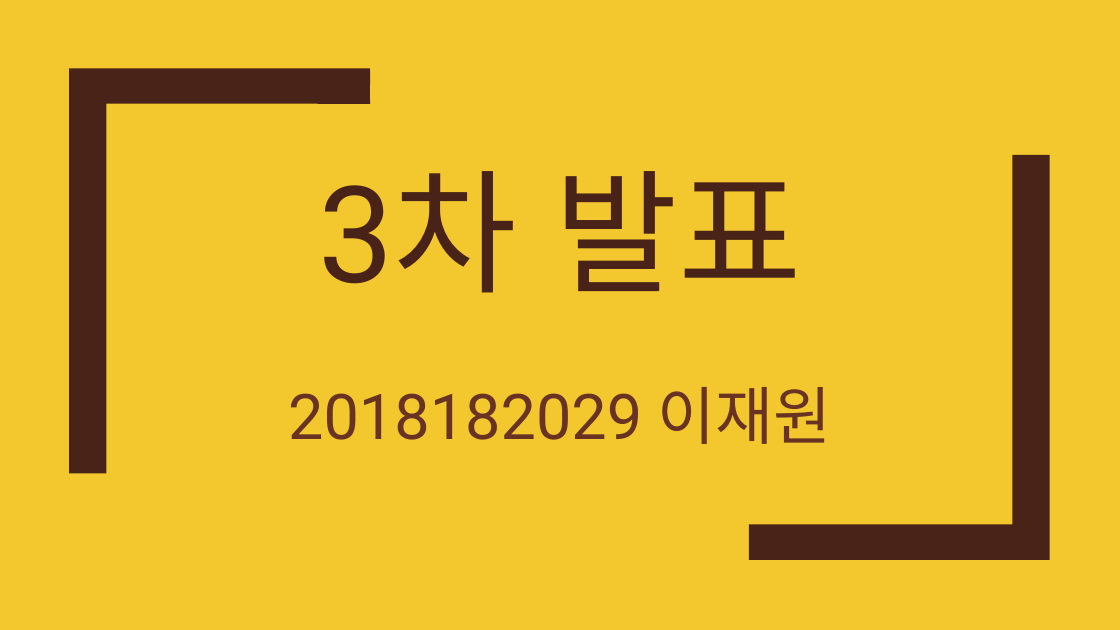
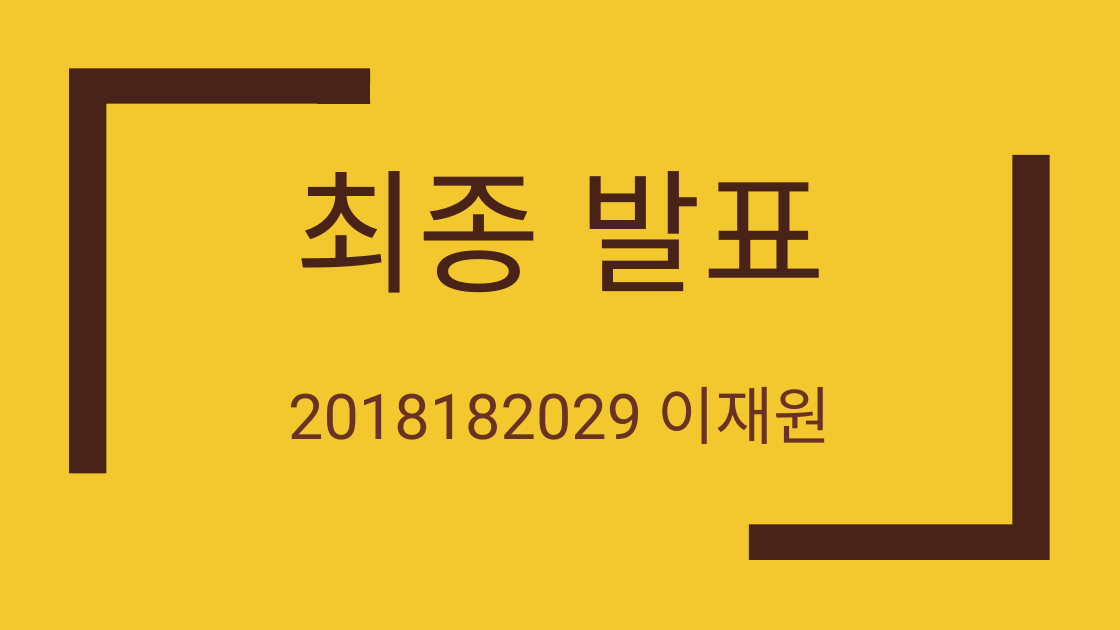
Before and after one commit to jaewon-lee-ssb/TermProj, a slide deck: slide 1 of ppt/2DGP 이재원 최종발표.pptx. Drawn at 1120x630 pixels with LibreOffice and Linux fonts; fonts in the diff are those of the drawing. Boxes give left, top, right and bottom in pixels: in the first picture for what was removed or moved away, otherwise in the second. Text is boxed around its words. In the diff, an @@ line names an element or a change of style, - is before the commit and + after.

```diff
--- a/ppt/2DGP 이재원 최종발표.pptx
+++ b/ppt/2DGP 이재원 최종발표.pptx
@@ title at (294,171,826,293): text changed @@
-3차 발표
+최종 발표
```
